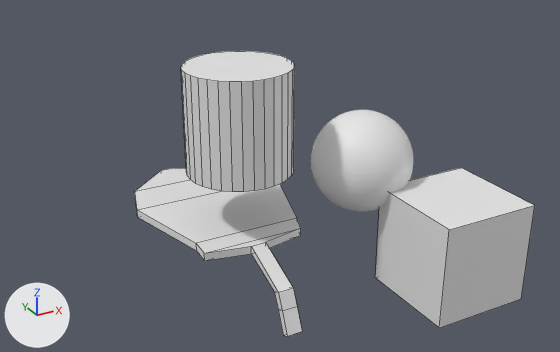
The Blender file Assets/Models/fruit1.blend, before and after one commit.
Before and after are seen from a 50 mm camera at (-8.21, -11.59, 5.85) aimed at (-1.22, 1.12, -0.5). Arrows for +X, +Y and +Z are at lower left; the lights stay in place. Mesh edges are drawn as thin lines on the coarser meshes.
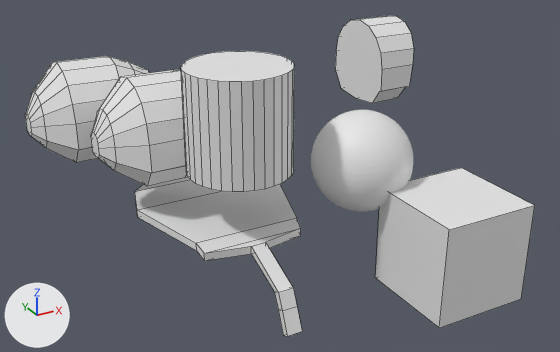
The edits, one by one:
Mesh me_cylinder_001 is new.
It has 80 vertices, 66 faces and spans x -1.87..0.32, y -1.02..1.02, z 0.0..2.0.
Mesh me_cylinder_004 is new.
It has 32 vertices, 18 faces and spans x -0.46..0.63, y -1.02..1.02, z 0.0..2.0.
Mesh me_cylinder_005 is new.
It has 112 vertices, 98 faces and spans x -1.87..0.9, y -1.02..1.02, z -0.1..1.9.
Object 'Cylinder.001' (ob_cylinder_001) is new; it shows me_cylinder_001.
Its location is (-2.84, 1.93, -0.24).
Object 'Cylinder.004' (ob_cylinder_004) is new; it shows me_cylinder_004.
Its location is (3.0, 3.95, -0.24).
Object 'Cylinder.005' (ob_cylinder_005) is new; it shows me_cylinder_005.
Its location is (-3.63, 3.95, -0.24).
Its rotation mode is 'XZY'.

Location of each change, [x1, y1, x2, y2] in pixels of the pictures (560 x 352 px):
'Cylinder.001', added
    after: [91, 70, 188, 186]
'Cylinder.005', added
    after: [25, 56, 150, 163]
'Cylinder.004', added
    after: [335, 16, 414, 103]
